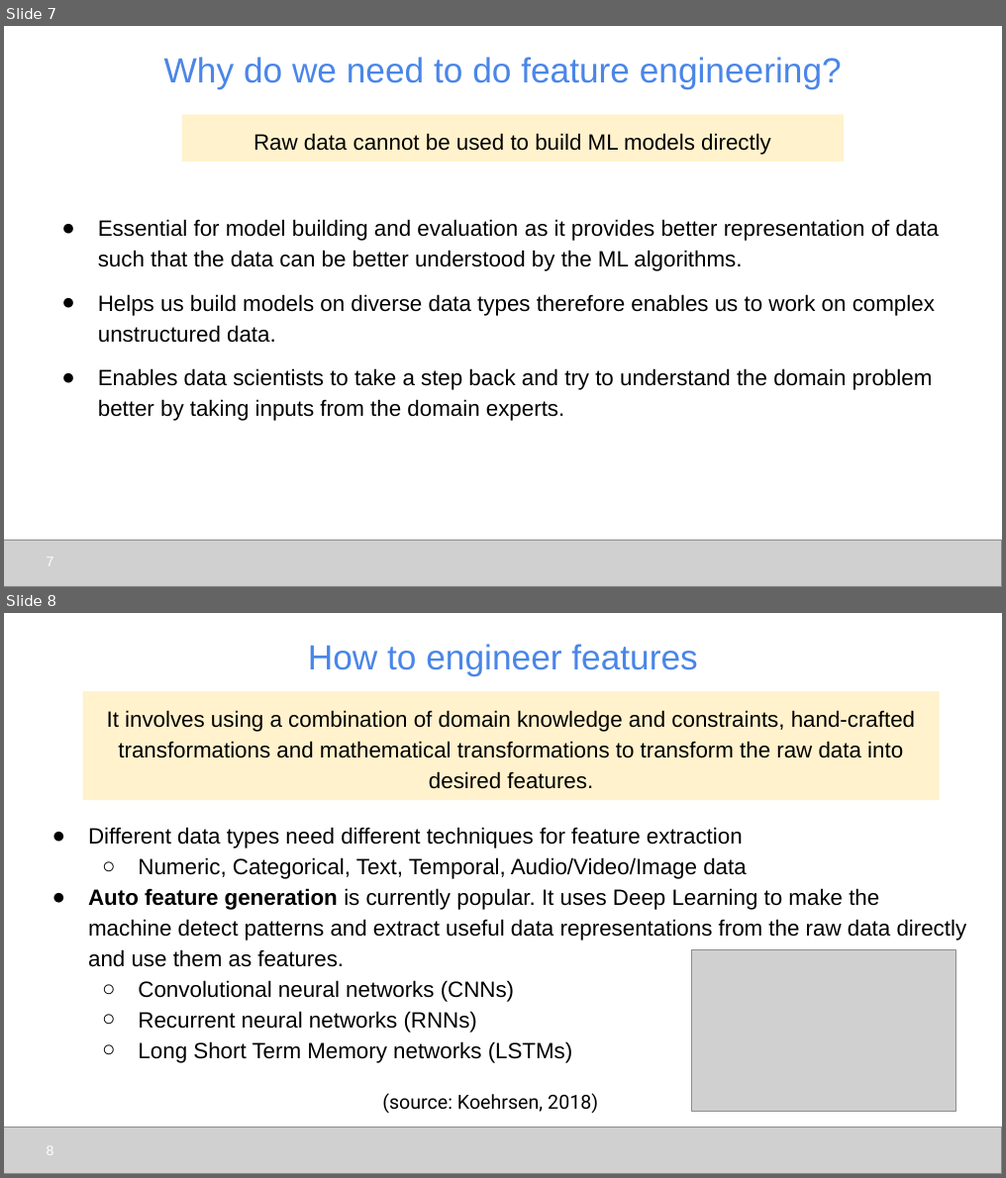
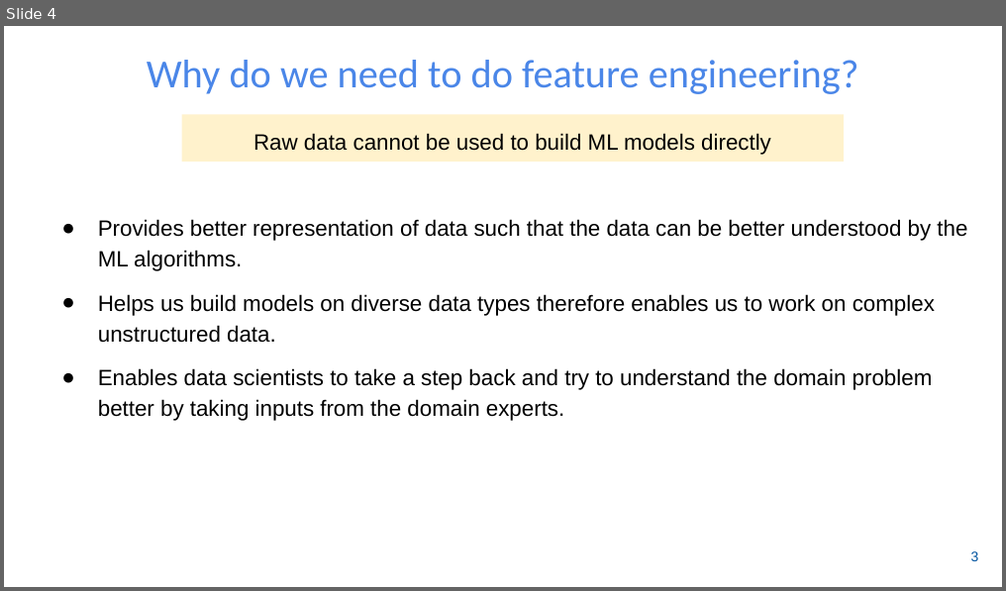
Before and after one commit to udel-cbcb/NIGMS-Sandbox-UD, a slide deck: Submodule_3/Lectures/Submodule_3_Lecture_2_Feature_Engineering_Scaling_Selection.pptx. Shown one above the other, each under a label of ours: slides 7 and 8 before the commit, slide 4 after it. The pictures are 1006x1178 and 1006x591 pixels, drawn with LibreOffice and Linux fonts; fonts in the diff are those of the drawing; grey boxes stand for pictures; background and template pictures are left out. Boxes give left, top, right and bottom in pixels: in the first picture for what was removed or moved away, otherwise in the second. Text is boxed around its words. In the diff, an @@ line names an element or a change of style, - is before the commit and + after.

```diff
--- a/Submodule_3/Lectures/Submodule_3_Lecture_2_Feature_Engineering_Scaling_Selection.pptx
+++ b/Submodule_3/Lectures/Submodule_3_Lecture_2_Feature_Engineering_Scaling_Selection.pptx
@@ slide 8 removed at [4,613,1002,1174], background #FFFFFF @@
@@ title removed at [308,644,697,676] @@
-How to engineer features
@@ rectangle removed at [83,691,939,799] @@
-It involves using a combination of domain knowledge and constraints, hand-crafted transformations and mathematical transformations to transform the raw data into desired features.
@@ text removed at [88,827,967,1063] @@
-● Different data types need different techniques for feature extraction
-  ○ Numeric, Categorical, Text, Temporal, Audio/Video/Image data
-● Auto feature generation is currently popular. It uses Deep Learning to make the machine detect patterns and extract useful data representations from the raw data directly and use them as features.
-  ○ Convolutional neural networks (CNNs)
-  ○ Recurrent neural networks (RNNs)
-  ○ Long Short Term Memory networks (LSTMs)
@@ picture removed at [692,951,956,1112] @@
@@ text removed at [382,1093,598,1114] @@
-(source: Koehrsen, 2018)
@@ picture removed at [4,1127,1002,1173] @@
@@ page number removed at [47,1147,54,1156] @@
-8
@@ what was slide 7 is now slide 4 @@
@@ slide 4 changed as well @@
@@ title "Why do we need to ..." at [147,60,859,94]: size 25.2 to 28.8 pt, font Arial to Calibri @@
@@ text at [98,219,967,272]: text changed @@
-● Essential for model building and evaluation as it provides better representation of data such that the data can be better understood by the ML algorithms.
+● Provides better representation of data such that the data can be better understood by the ML algorithms.
@@ picture removed at [4,540,1002,586] @@
@@ page number removed at [47,558,54,567] @@
-7
@@ page number added at [971,552,979,562], 10 pt, text #00539F @@
+3
```
Also in this commit, not shown: 12 other slides changed, 8 slides added, 16 other slides removed, 1 other file.
